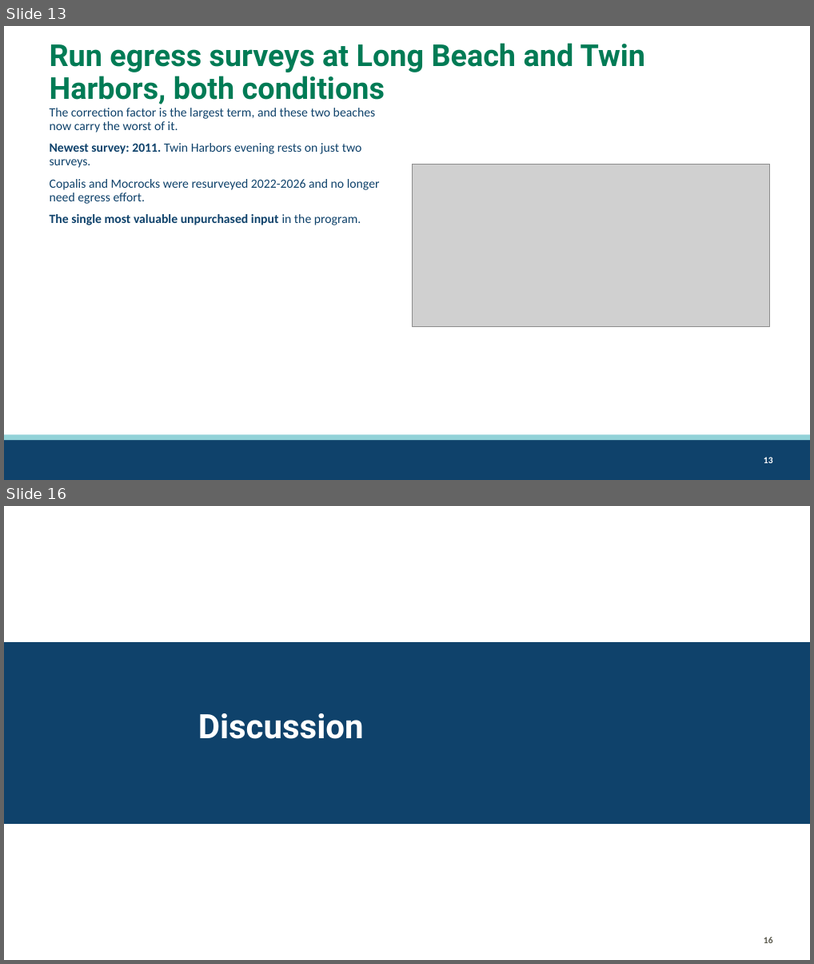
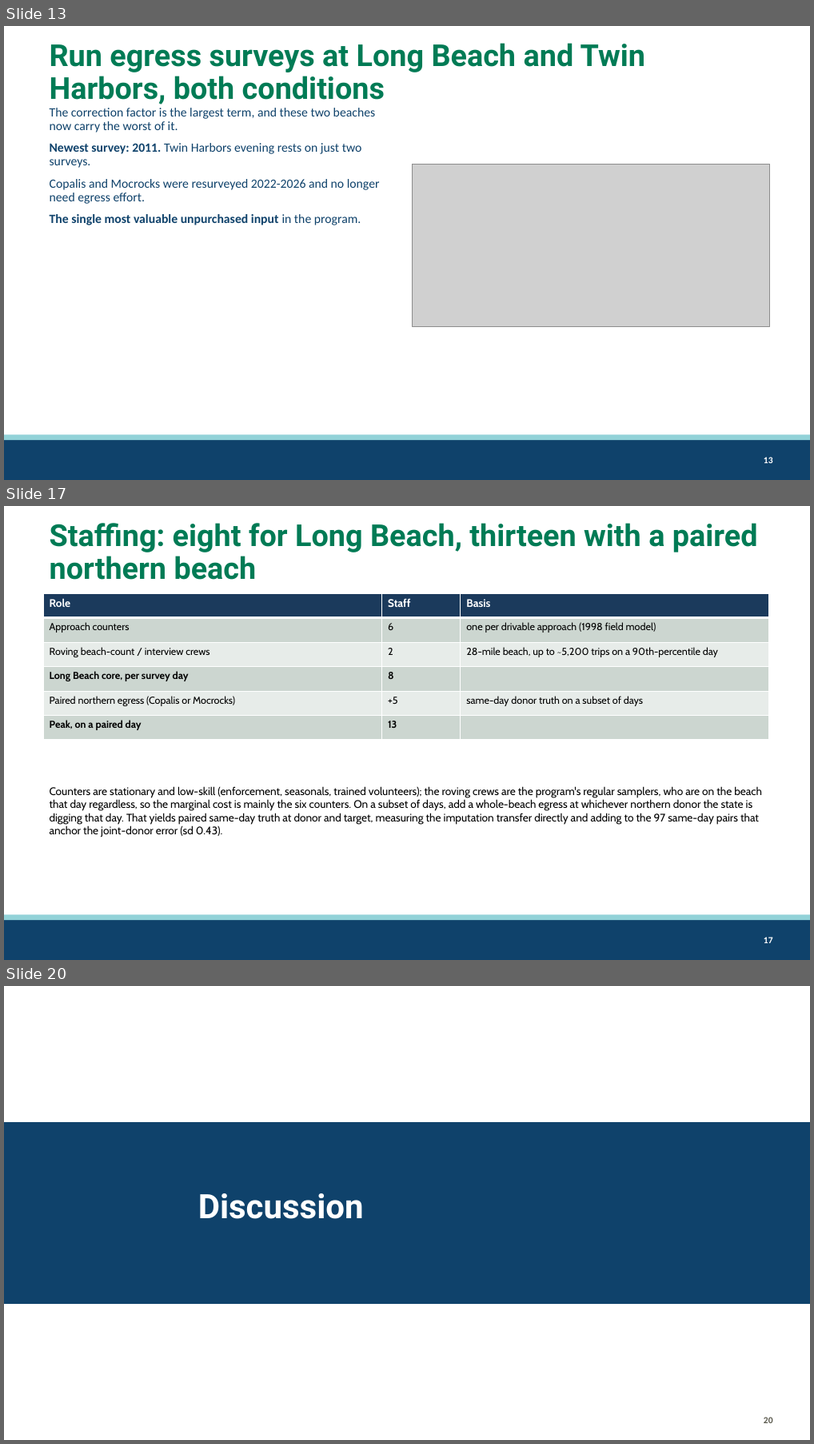
Before and after one commit to mattgeorgephd/razor-clam-harvest-monitoring, a slide deck: 07_presentations/razor-clam-sampling-design.pptx. Shown one above the other, each under a label of ours: slides 13 and 16 before the commit, slides 13, 17 and 20 after it; the slides between them are not shown. The pictures are 814x964 and 814x1444 pixels, drawn with LibreOffice and Linux fonts; fonts in the diff are those of the drawing; grey boxes stand for pictures; background and template pictures are left out. Boxes give left, top, right and bottom in pixels: in the first picture for what was removed or moved away, otherwise in the second. Text is boxed around its words. In the diff, an @@ line names an element or a change of style, - is before the commit and + after.

Commit message:
long beach ingress/egress pilot

```diff
--- a/07_presentations/razor-clam-sampling-design.pptx
+++ b/07_presentations/razor-clam-sampling-design.pptx
@@ slide 17 added at (4, 506, 810, 960), background #FFFFFF; not listed: 3 template elements that a slide beside it also shows @@
@@ title added at (50, 523, 758, 580), 36 pt, text #007B55, bold @@
+Staffing: eight for Long Beach, thirteen with a paired northern beach
@@ table added at (43, 594, 770, 739), 6 rows, 3 columns @@
+Role | Staff | Basis
+Approach counters | 6 | one per drivable approach (1998 field model)
+Roving beach-count / interview crews | 2 | 28-mile beach, up to ~5,200 trips on a 90th-percentile day
+Long Beach core, per survey day | 8 | 
+Paired northern egress (Copalis or Mocrocks) | +5 | same-day donor truth on a subset of days
+Peak, on a paired day | 13 | 
@@ text added at (50, 786, 762, 837), 13 pt, text #000000 @@
+Counters are stationary and low-skill (enforcement, seasonals, trained volunteers); the roving crews are the program's regular samplers, who are on the beach that day regardless, so the marginal cost is mainly the six counters. On a subset of days, add a whole-beach egress at whichever northern donor the state is digging that day. That yields paired same-day truth at donor and target, measuring the imputation transfer directly and adding to the 97 same-day pairs that anchor the joint-donor error (sd 0.43).
@@ what was slide 16 is now slide 20 @@
@@ page number at (764, 1416, 774, 1423): text changed @@
-16
+20
```
Also in this commit, not shown: 6 slides changed, 3 other slides added, 5 other files.
